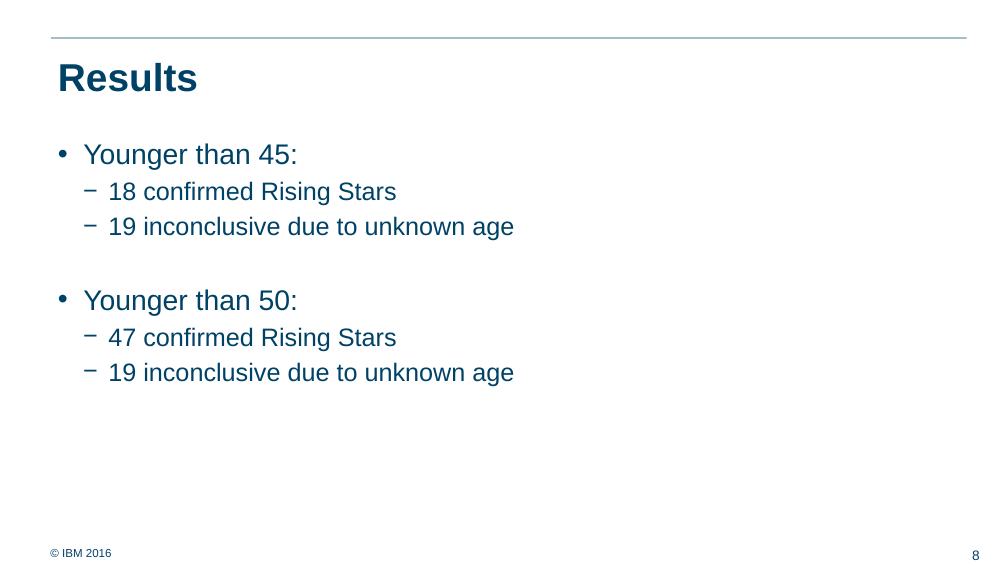
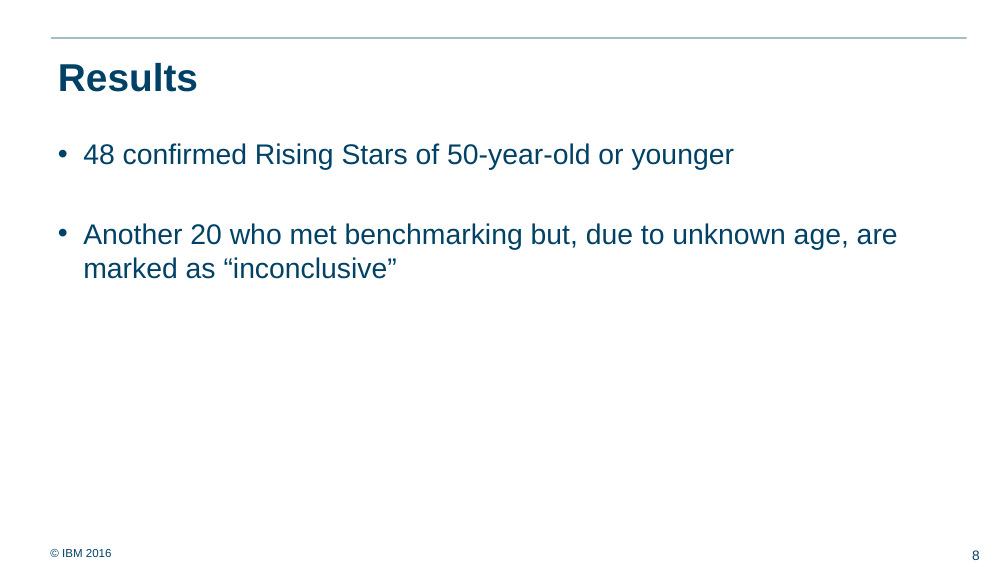
Before and after one commit to ralf0615/Rising_stars, a slide deck: slide 8 of oncology_profile/Slides/Rising_stars_oncology_profiles_update_v1.pptx. Drawn at 1008x567 pixels with LibreOffice and Linux fonts; fonts in the diff are those of the drawing; background and template pictures are left out. Boxes give left, top, right and bottom in pixels: in the first picture for what was removed or moved away, otherwise in the second. Text is boxed around its words. In the diff, an @@ line names an element or a change of style, - is before the commit and + after.

```diff
--- a/oncology_profile/Slides/Rising_stars_oncology_profiles_update_v1.pptx
+++ b/oncology_profile/Slides/Rising_stars_oncology_profiles_update_v1.pptx
@@ text at bbox=[83, 143, 898, 279]: text changed; size 24 to 27 pt @@
-• Younger than 45:
-  − 18 confirmed Rising Stars
-  − 19 inconclusive due to unknown age
-• Younger than 50:
-  − 47 confirmed Rising Stars
-  − 19 inconclusive due to unknown age
+• 48 confirmed Rising Stars of 50-year-old or younger
+• Another 20 who met benchmarking but, due to unknown age, are marked as “inconclusive”
```
Also in this commit, not shown: 3 other slides changed, 1 slide added, 1 other file.
